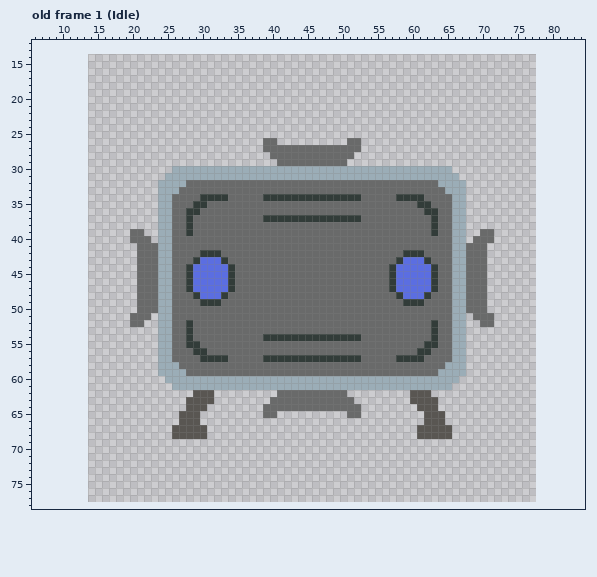
Pixel-art file, stored at assets/sprite_rocket_omin.aseprite. The picture above was drawn from the file before the commit.
64x64 pixels, 1 frame. Shown: old frame 1 (Idle): x 6..84, y 12..78. The old version is drawn lined up with the new one, on the new canvas. The commit also changed other frames, which this record leaves out.
The same view after the edit:
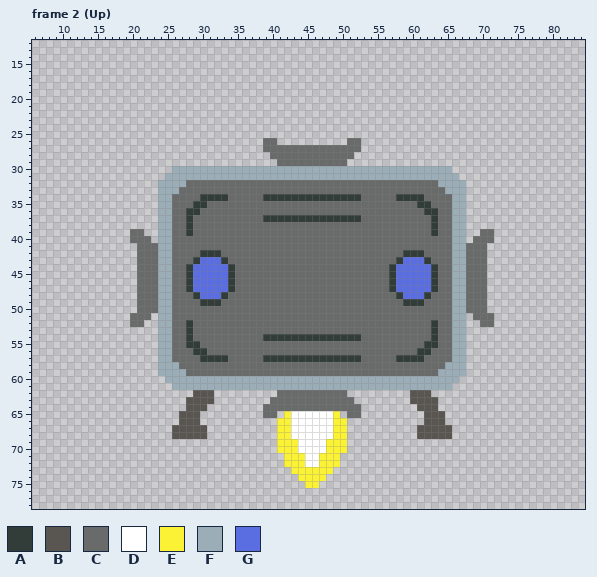
Palette (. is transparent): A #323c39  B #595652  C #696a6a  D #ffffff  E #fbf236  F #9badb7  G #5b6ee1
A new or re-ordered frame is compared with the old frame closest to it.
Diff:
canvas 64x64 -> 92x92, the old top-left corner now at 14,14
frames 1 -> 33
Frame 2 (Up) is new; against old frame 1 (Idle):
The edit adds colour D in rows 65 to 68 at x 43 to 48; in rows 69 to 70 at x 44 to 47; in rows 71 to 72 at x 45 to 46.
The edit adds colour E in row 65 at x 42 and 49; in rows 66 to 68 at x 41 to 42 and 49 to 50; in rows 69 to 70 at x 41 to 43 and 48 to 50; in rows 71 to 72 at x 42 to 44 and 47 to 49; in row 73 at x 43 to 48; in row 74 at x 44 to 47.
The edit adds colour E in row 75 at x 45 to 46.
